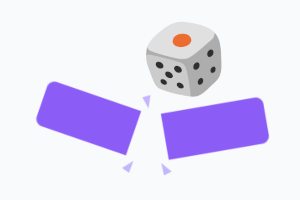
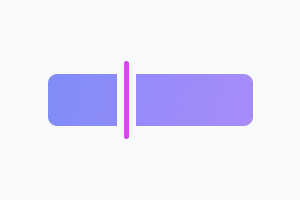
Before/after of a 300 x 200 layered artwork. What changed in the layer stack:
removed group "Layer Group" (3 layers) over [35, 80, 270, 176]
removed layer "Triangles" from group "Layer Group" over [121, 94, 173, 176]
renamed "Bar left" to "Vertical", moved it out of group "Layer Group", painted on it over [35, 61, 142, 156]
removed layer "Dice" over [146, 21, 222, 97]
renamed "Bar right" to "Horizontal", moved it out of group "Layer Group", painted on it over [48, 74, 270, 161]
